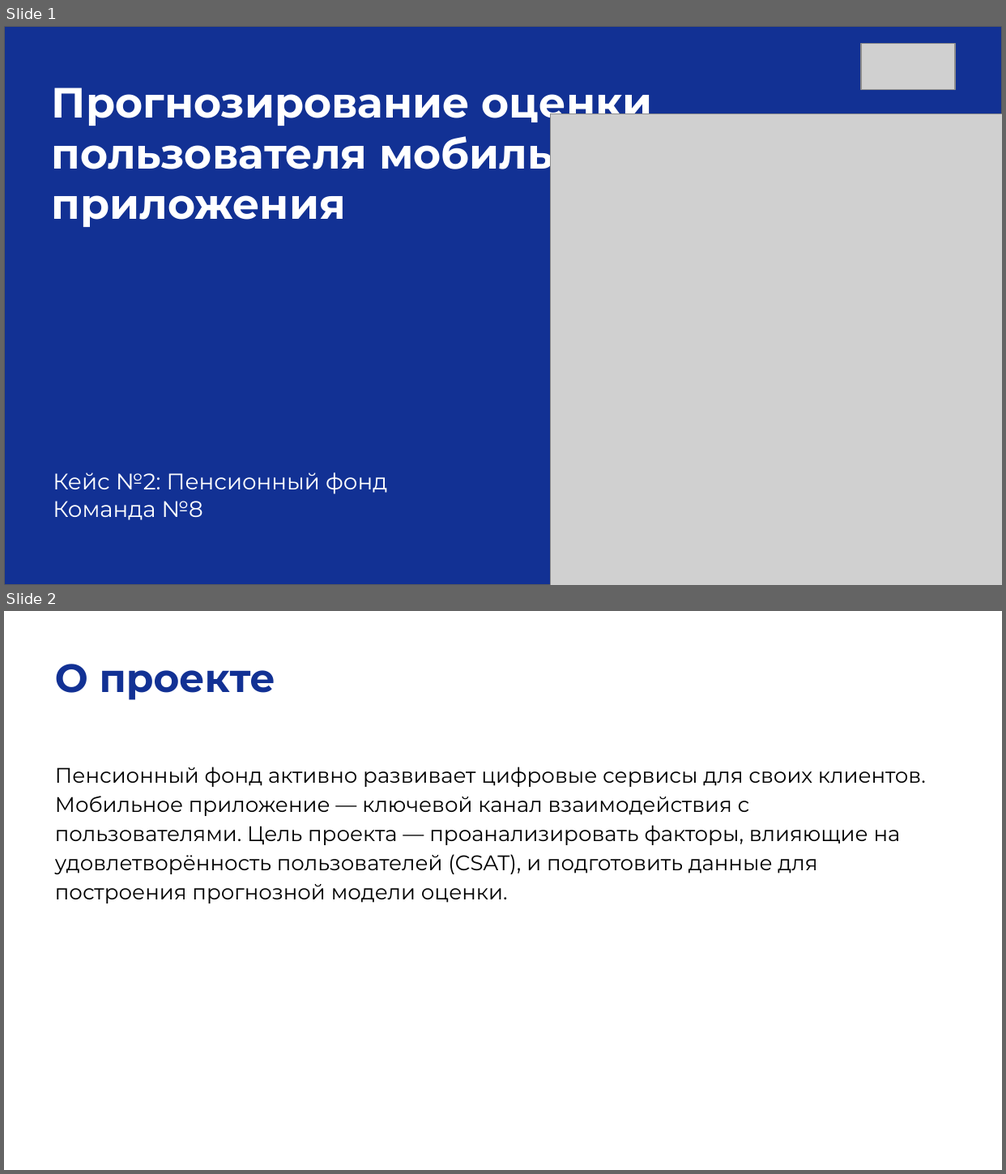
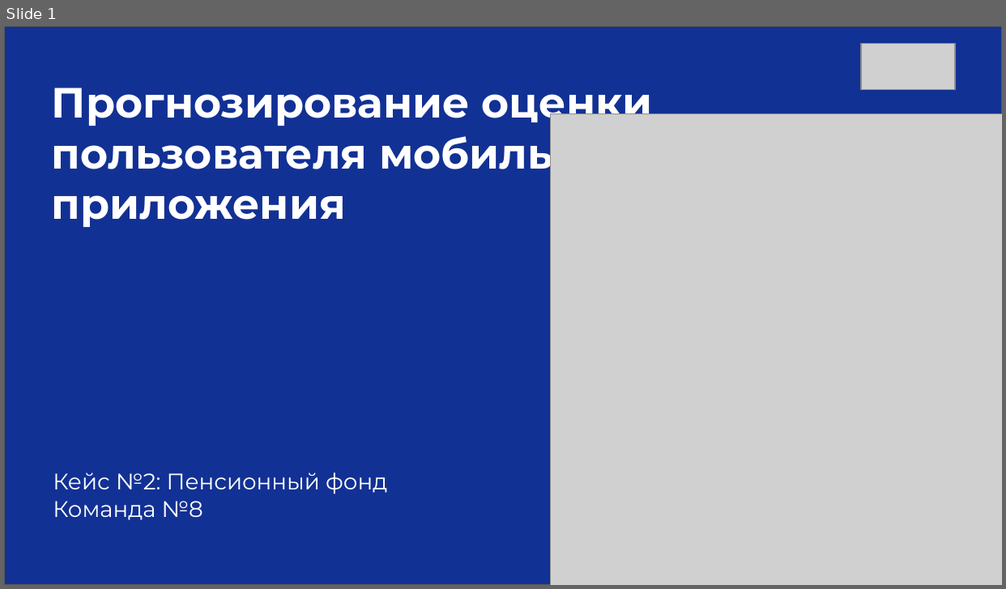
Before and after one commit to smirnoffmg/team-8-case-2, a slide deck: Презентация_CSAT_Команда8.pptx. Shown one above the other, each under a label of ours: slides 1 and 2 before the commit, slide 1 after it. The pictures are 1006x1174 and 1006x589 pixels, drawn with LibreOffice and Linux fonts; fonts in the diff are those of the drawing; grey boxes stand for pictures. Boxes give left, top, right and bottom in pixels: in the first picture for what was removed or moved away, otherwise in the second. Text is boxed around its words. In the diff, an @@ line names an element or a change of style, - is before the commit and + after.

```diff
--- a/Презентация_CSAT_Команда8.pptx
+++ b/Презентация_CSAT_Команда8.pptx
@@ slide 2 removed at (4, 611, 1002, 1170), background #FFFFFF @@
@@ text removed at (55, 664, 275, 700) @@
-О проекте
@@ text removed at (55, 767, 926, 903) @@
-Пенсионный фонд активно развивает цифровые сервисы для своих клиентов. Мобильное приложение — ключевой канал взаимодействия с пользователями. Цель проекта — проанализировать факторы, влияющие на удовлетворённость пользователей (CSAT), и подготовить данные для построения прогнозной модели оценки.
```
Also in this commit, not shown: 4 slides changed, 12 slides added, 2 other slides removed, 1 other file.
